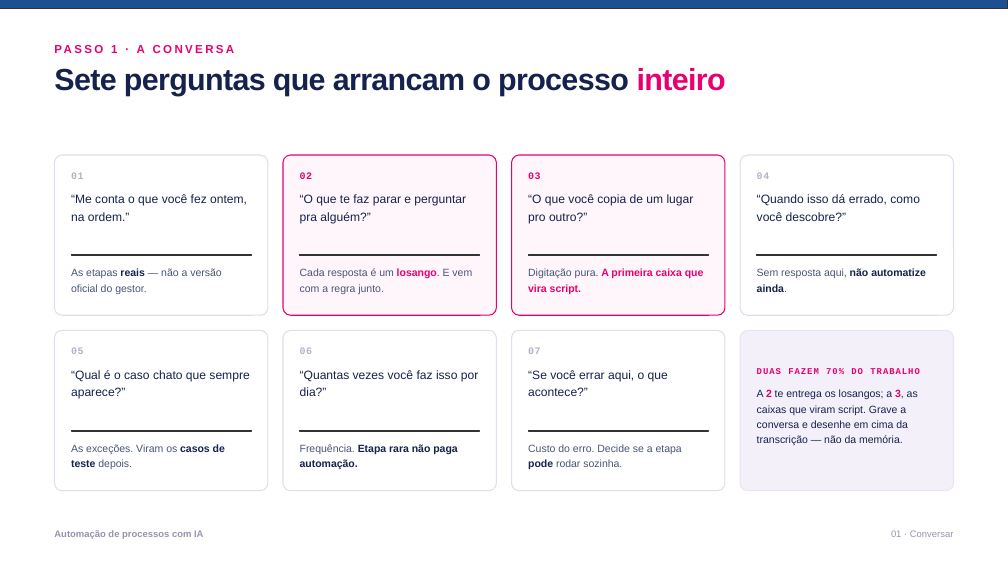
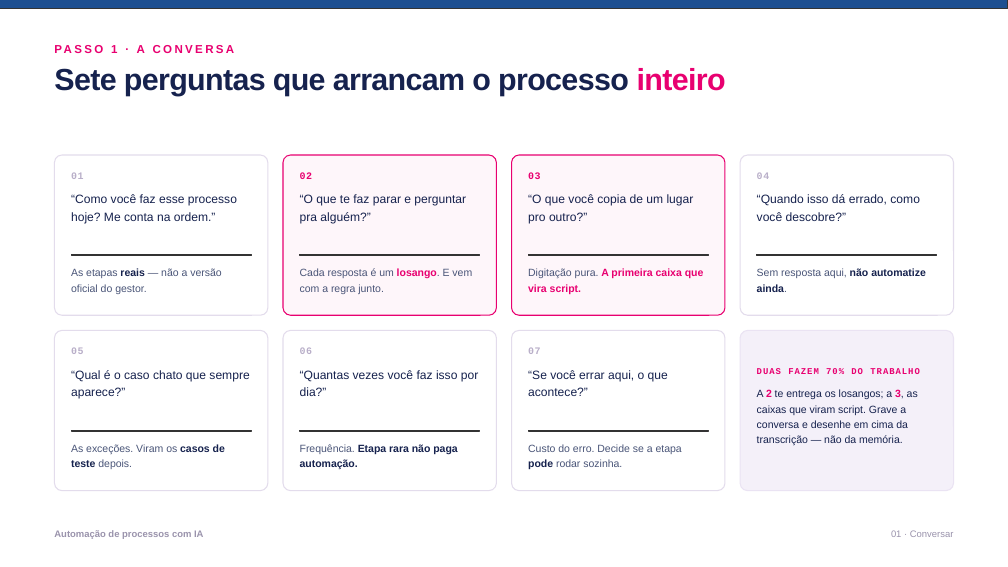
Before and after one commit to gabrcs/casamentos-app, a slide deck: slide 4 of talks/serasa-ia-automacao/deck.pptx. Drawn at 1008x567 pixels with LibreOffice and Linux fonts; fonts in the diff are those of the drawing. Boxes give left, top, right and bottom in pixels: in the first picture for what was removed or moved away, otherwise in the second. Text is boxed around its words. In the diff, an @@ line names an element or a change of style, - is before the commit and + after.

```diff
--- a/talks/serasa-ia-automacao/deck.pptx
+++ b/talks/serasa-ia-automacao/deck.pptx
@@ text at <box>71,194,237,224</box>: text changed @@
-“Me conta o que você fez ontem, na ordem.”
+“Como você faz esse processo hoje? Me conta na ordem.”
```
Also in this commit, not shown: 1 other slide changed, 4 other files.
